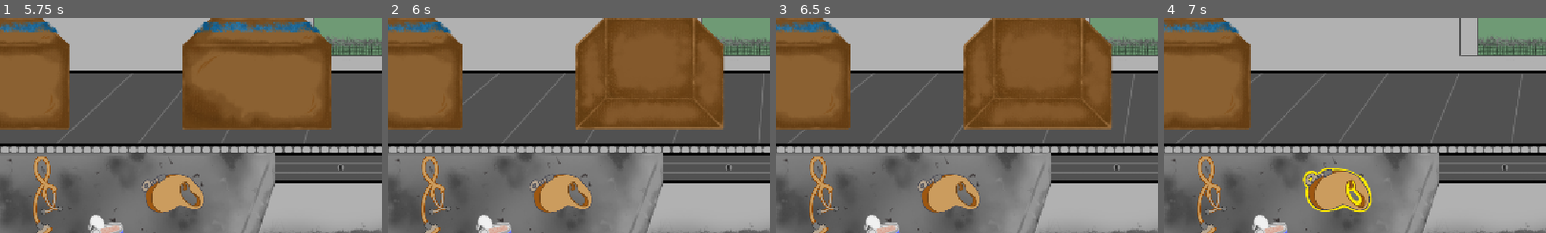
Above: before the commit, frames 1-4 (left to right).
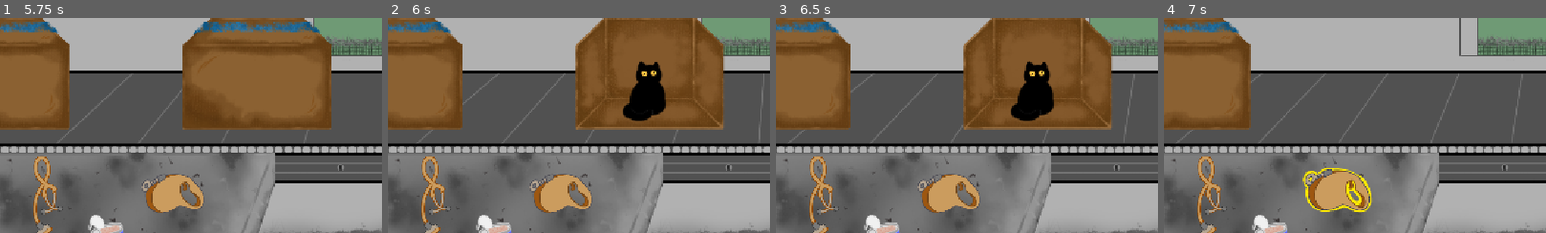
Above: after the commit, the same moments.

Repository: zwiebelkaramell/KITTY-KONTRABAND
Game: Godot game, scene res://Assets/Scenes/Startup.tscn
The game is run twice, just before and just after one commit, with the same random seed, the same clock (stepped at 60 frames per second) and the same inputs. Sound files missing from this copy of the repository are replaced by a short silence.
Inputs (mouse positions are % of the whole screen's width and height, from its top left):
- Up to frame 1 (5.75 s): click "STRAT" at 0.5 s; click (7, 71) at 1.25 s; click (1, 41) at 2 s; click (23, 71) at 2.75 s; click (14, 81) at 3.5 s; click (22, 90) at 4.25 s; click (8, 94) at 5 s
- Up to frame 2 (6 s): click (34, 41) at 5.75 s
- Up to frame 3 (6.5 s): no input
- Up to frame 4 (7 s): click (23, 71) at 6.5 s
The pictures show only the part of the screen within x 0-50%, y 30-80%; the shares and areas given below are measured in that part.

Frame 1 is identical in both runs. In frame 2, 2.1% of the frame differs, in the area x 61-73%, y 20-48%; in frame 3, 2.1%; in frame 4, nothing differs.

Commit message:
Stethoscope

Diff:
--- a/Assets/Scenes/Instances/xray.tscn
+++ b/Assets/Scenes/Instances/xray.tscn
@@ -3,6 +3,7 @@
 [ext_resource type="Texture2D" uid="uid://qbeldv5aacfh" path="res://Assets/Art/boxes/disgustung box inside.png" id="1_8bpiw"]
 [ext_resource type="Script" uid="uid://bjctwub7km45v" path="res://Assets/Scripts/xray.gd" id="2_dvl6v"]
 [ext_resource type="Shader" uid="uid://bwlus5j4oirnk" path="res://Assets/Shaders/Xray.gdshader" id="3_8bpiw"]
+[ext_resource type="AudioStream" uid="uid://bipltgkx70j64" path="res://Assets/Audio/cat_purr_1_loop_muffled.ogg" id="4_7i46i"]
 
 [sub_resource type="ShaderMaterial" id="ShaderMaterial_f5dhn"]
 shader = ExtResource("3_8bpiw")
@@ -16,3 +17,11 @@
 material = SubResource("ShaderMaterial_f5dhn")
 position = Vector2(22, 71)
 centered = false
+
+[node name="AudioStreamPlayer2D" type="AudioStreamPlayer2D" parent="Contents" unique_id=1545092162]
+position = Vector2(117, 52)
+stream = ExtResource("4_7i46i")
+volume_db = 10.692
+autoplay = true
+max_distance = 96.0
+bus = &"SFX"
--- a/Assets/Scenes/Main.tscn
+++ b/Assets/Scenes/Main.tscn
@@ -107,6 +107,10 @@
 [node name="Main" type="Node2D" unique_id=2090636902]
 script = ExtResource("1_gjahs")
 
+[node name="Default Listener" type="AudioListener2D" parent="." unique_id=833226293]
+position = Vector2(576, 7)
+current = true
+
 [node name="BG" type="Sprite2D" parent="." unique_id=1306327301]
 texture = ExtResource("2_kwusr")
 centered = false
@@ -146,6 +150,8 @@
 z_index = 1
 material = SubResource("ShaderMaterial_6u0qf")
 texture = ExtResource("9_6pypa")
+
+[node name="AudioListener2D" type="AudioListener2D" parent="Boxes/BackBufferCopy/Mask" unique_id=160767025]
 
 [node name="Marker_Spawn" type="Marker2D" parent="." unique_id=223404620]
 position = Vector2(-268, 156)
@@ -295,8 +301,6 @@
 
 [node name="BeltPause" type="Timer" parent="Timers" unique_id=874102116]
 one_shot = true
-
-[node name="Sprite2D" type="Sprite2D" parent="." unique_id=2012062722]
 
 [connection signal="toggled" from="UI/X-Ray" to="." method="_on_x_ray_toggled"]
 [connection signal="toggled" from="UI/Stethoscope" to="." method="_on_stethoscope_toggled"]
--- a/Assets/Scripts/boxes.gd
+++ b/Assets/Scripts/boxes.gd
@@ -8,3 +8,9 @@
 		$BackBufferCopy/Mask.visible = false
 	else:
 		$BackBufferCopy/Mask.visible = true
+
+func toggle_stetho():
+	if G.IsStetho:
+		$BackBufferCopy/Mask/AudioListener2D.make_current()
+	else:
+		$BackBufferCopy/Mask/AudioListener2D.clear_current()
--- a/Assets/Scripts/globals.gd
+++ b/Assets/Scripts/globals.gd
@@ -14,6 +14,7 @@
 var Speed = 100
 var IsXray = false
 var IsKnife = false
+var IsStetho = false
 
 var VolMaster = 0.5
 var VolSFX = 1
@@ -24,11 +25,12 @@
 var ResFailNonCat = false
 
 func reset():
-	self.CatNum = 3
+	self.CatNum = 30
 	self.Quota = 10
 	self.PKGList = []
 	self.Speed = 100
 	self.IsXray = false
 	self.IsKnife = false
+	self.IsStetho = false
 	self.ResFails = 0
 	self.ResFailNonCat = false
--- a/Assets/Scripts/main.gd
+++ b/Assets/Scripts/main.gd
@@ -125,11 +125,13 @@
 
 func _on_stethoscope_toggled(toggled_on: bool) -> void:
 	if toggled_on:
+		G.IsStetho = true
 		exclusive_toggle($UI/Stethoscope.name)
 		$Sound/SFX_ItemSelectStethoscope.play()
 	else:
-		pass
-
+		G.IsStetho = false
+		$"Default Listener".make_current()
+	$Boxes.toggle_stetho()
 func _on_tuna_toggled(toggled_on: bool) -> void:
 	if toggled_on:
 		exclusive_toggle($UI/Tuna.name)
--- a/Assets/Scripts/xray.gd
+++ b/Assets/Scripts/xray.gd
@@ -4,3 +4,5 @@
 
 func pass_obj(obj: Object):
 	cont_obj = obj
+	#if cont_obj.is_cat:
+	#	$Contents/AudioStreamPlayer2D.play()
Not shown, added: Assets/Art/objects n cats/books.png.import
Not shown, added: Assets/Art/objects n cats/broken broom.png.import
Not shown, added: Assets/Art/objects n cats/cat skull.png.import
Not shown, added: Assets/Art/objects n cats/my dead best friend cat 3.png.import
Not shown, added: Assets/Art/objects n cats/ortange vcat.png.import
Not shown, added: Assets/Art/objects n cats/skull.png.import
Not shown, added: Assets/Art/objects n cats/whoite cat 4.png.import
Not shown, changed: Assets/Audio/cat_purr_1_loop_muffled.ogg.import
